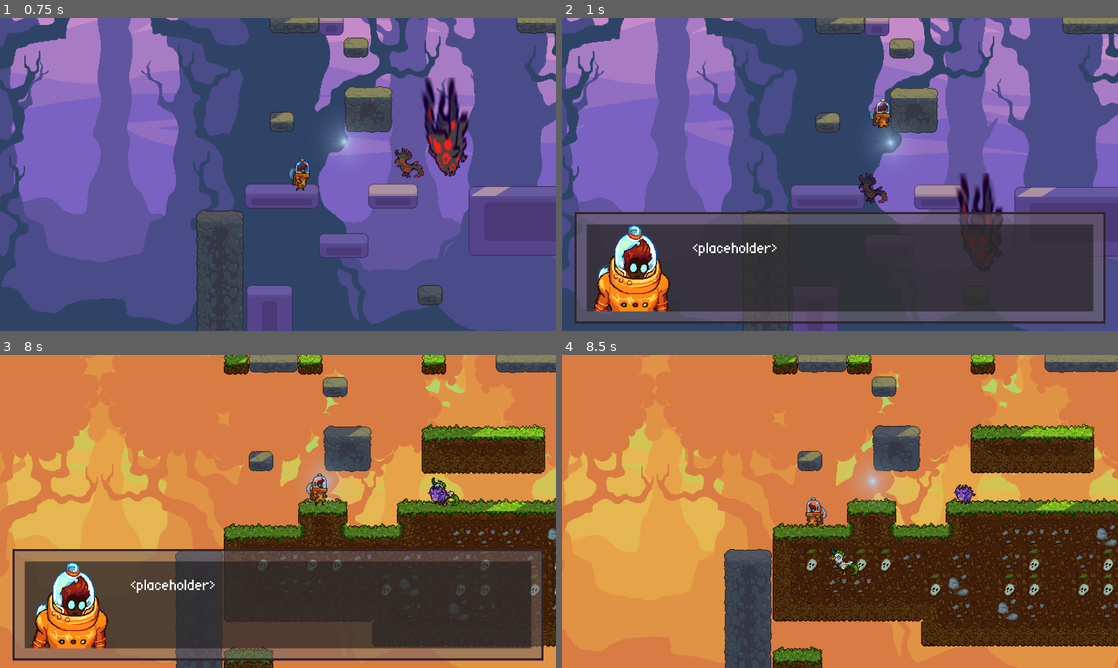
Above: before the commit, frames 1-4 (two rows, left to right).
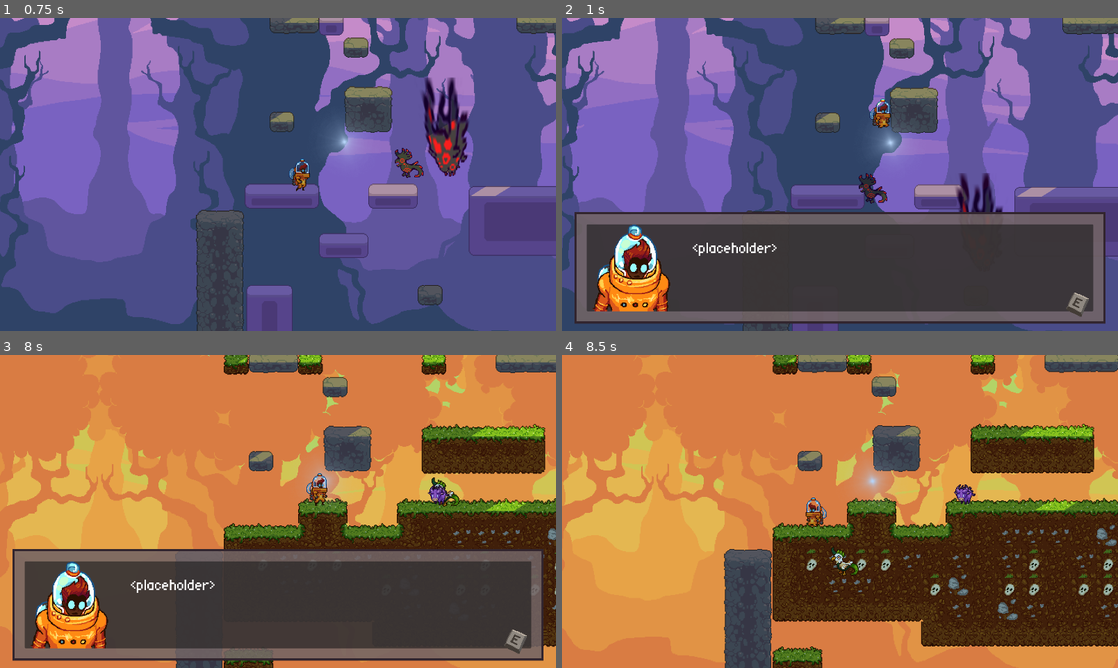
Above: after the commit, the same moments.

Repository: tjjoris/DEP_GoedWareJam
Game: Godot game, scene res://levels/game_levels/jacob_level_01.tscn
The game is run twice, just before and just after one commit, with the same random seed, the same clock (stepped at 60 frames per second) and the same inputs. This scene is started directly instead of the project's main scene.
Inputs:
- Up to frame 1 (0.75 s): tap Enter at 0.5 s; hold D (right) from 0.53 s (still down); tap E (continue_dialogue) at 0.6 s
- Up to frame 2 (1 s): keep holding D (right); tap Space (jump) at 0.77 s
- Up to frame 3 (8 s): tap E (continue_dialogue) at 1.35, 2.1, 2.85, 3.6, 4.35, 5.1, 5.85, 6.6, 7.25, 7.35 s; tap Space (jump) at 1.52, 3.02, 3.77, 4.52, 6.02, 6.77, 7.52 s; release D (right) at 2.03 s; hold A (left) 2.03-4.28 s; hold D (right) from 4.28 s (still down)
- Up to frame 4 (8.5 s): release D (right) at 8.03 s; hold A (left) from 8.03 s (still down); tap E (continue_dialogue) at 8.1 s

Frame 1 is identical in both runs. In frame 2, 0.5% of the frame differs, in the area x 12-95%, y 62-97%; in frame 3, 6.4%, in the area x 2-98%, y 62-97%; in frame 4, nothing differs.

Commit message:
Continue Dialogue Button added

Diff:
--- a/Dialogue/dialogue_canvas.tscn
+++ b/Dialogue/dialogue_canvas.tscn
@@ -1,11 +1,12 @@
-[gd_scene load_steps=5 format=3 uid="uid://m8ic7c6lj3pg"]
+[gd_scene load_steps=6 format=3 uid="uid://m8ic7c6lj3pg"]
 
 [ext_resource type="Script" path="res://Dialogue/dialogue_canvas.gd" id="1_qri3m"]
 [ext_resource type="FontFile" uid="uid://oom1vqe8wuui" path="res://Dialogue/fonts/FindersKeepers.ttf" id="3_0h7k6"]
+[ext_resource type="Texture2D" uid="uid://drfsndn74eiy" path="res://Dialogue/e_button.png" id="4_5v46b"]
 [ext_resource type="Texture2D" uid="uid://ddnw50a2gesor" path="res://Dialogue/portraits/drchazz_neutral_0.png" id="5_fdyth"]
 
 [sub_resource type="StyleBoxFlat" id="StyleBoxFlat_qbe25"]
-bg_color = Color(0.447059, 0.392157, 0.396078, 0.541176)
+bg_color = Color(0.447059, 0.392157, 0.396078, 0.870588)
 border_width_left = 6
 border_width_top = 6
 border_width_right = 6
@@ -71,3 +72,8 @@
 theme_override_font_sizes/font_size = 62
 text = "<Placeholder text>"
 autowrap_mode = 3
+
+[node name="EButton" type="Sprite2D" parent="DialogueContainer"]
+position = Vector2(1336, 238.8)
+scale = Vector2(2, 2)
+texture = ExtResource("4_5v46b")
Binary file added: Dialogue/e_button.png
Not shown, added: Dialogue/e_button.png.import
